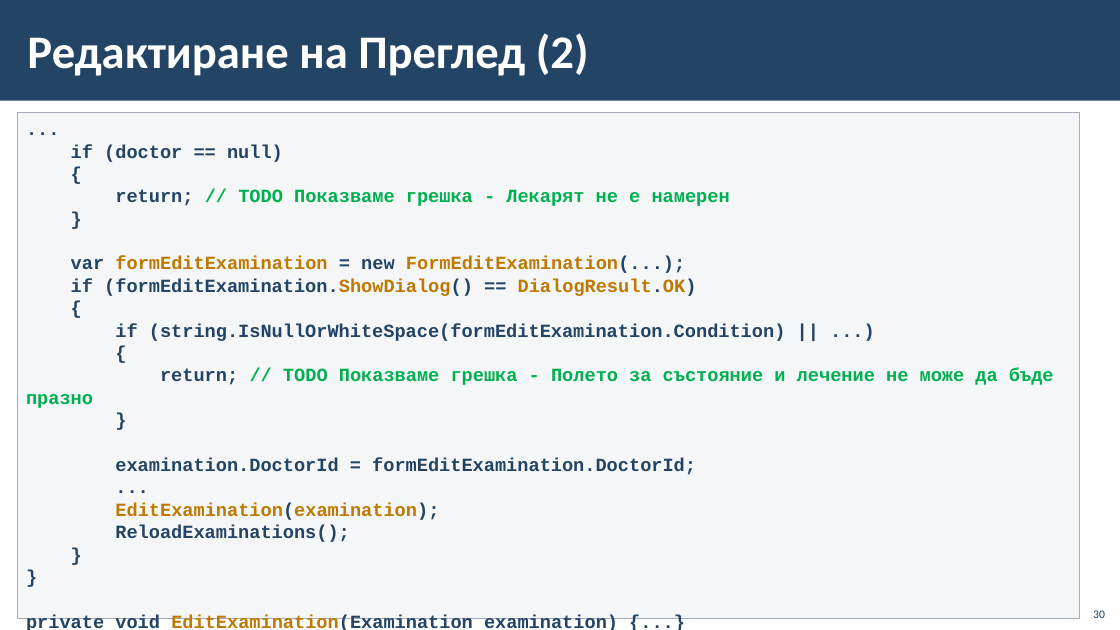
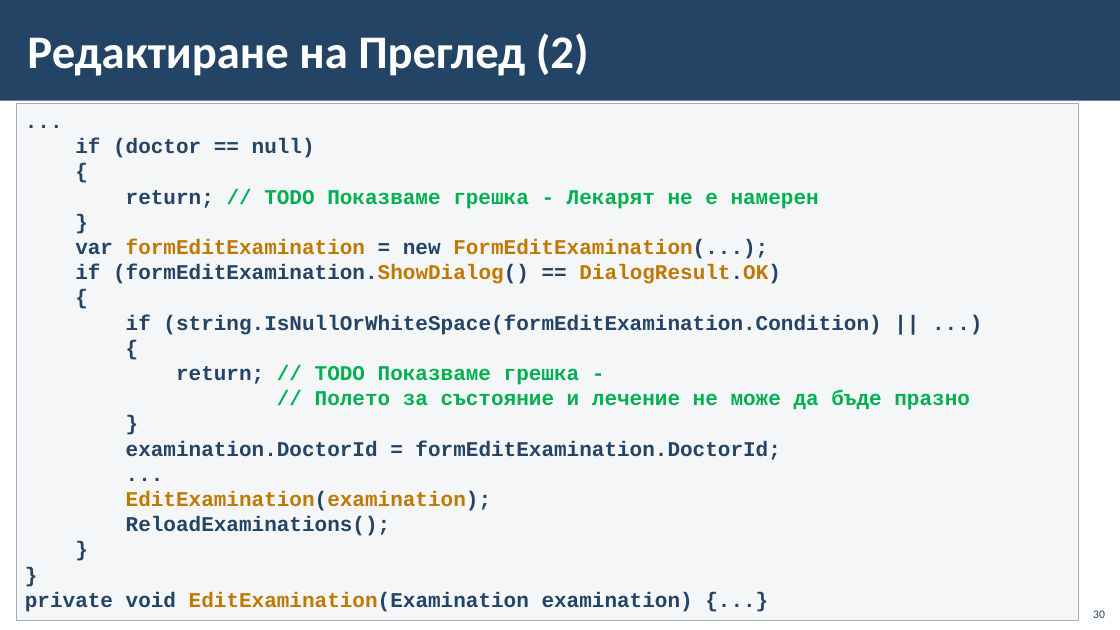
Before and after one commit to BG-IT-Edu/School-Programming, a slide deck: slide 30 of Courses/Software-Sciences/Module-4-Information-Systems-New/12-Implementation-of-Information-System/12.3-Implementation-of-Information-System.pptx. Drawn at 1120x630 pixels with LibreOffice and Linux fonts; fonts in the diff are those of the drawing; background and template pictures are left out. Boxes give left, top, right and bottom in pixels: in the first picture for what was removed or moved away, otherwise in the second. Text is boxed around its words. In the diff, an @@ line names an element or a change of style, - is before the commit and + after.

```diff
--- a/Courses/Software-Sciences/Module-4-Information-Systems-New/12-Implementation-of-Information-System/12.3-Implementation-of-Information-System.pptx
+++ b/Courses/Software-Sciences/Module-4-Information-Systems-New/12-Implementation-of-Information-System/12.3-Implementation-of-Information-System.pptx
@@ rectangle "..." resized from (x1=18, y1=113, x2=1080, y2=618) to (x1=17, y1=103, x2=1079, y2=621) @@
@@ text in rectangle at (x1=25, y1=138, x2=881, y2=612): size 16 to 18 pt in "...", "if (doctor == null)", "{", "return; // TODO Показваме грешка - Лекарят ..." and 14 more places @@
@@ text in rectangle at (x1=176, y1=366, x2=970, y2=410): text changed; size 16 to 18 pt @@
-return; // TODO Показваме грешка - Полето за състояние и лечение не може да бъде празно
+return; // TODO Показваме грешка -
+// Полето за състояние и лечение не може да бъде празно
```
Also in this commit, not shown: 23 other slides changed.
